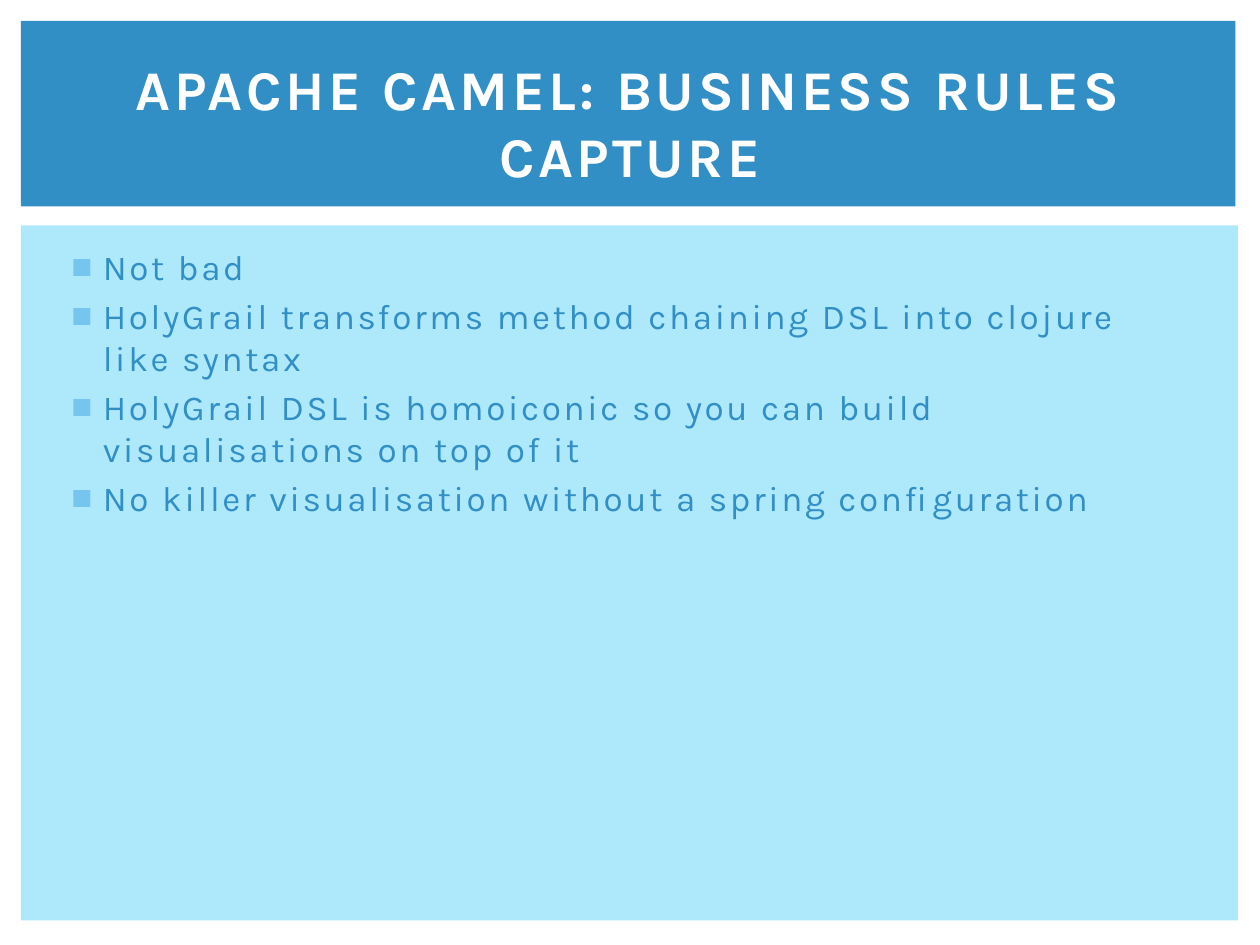
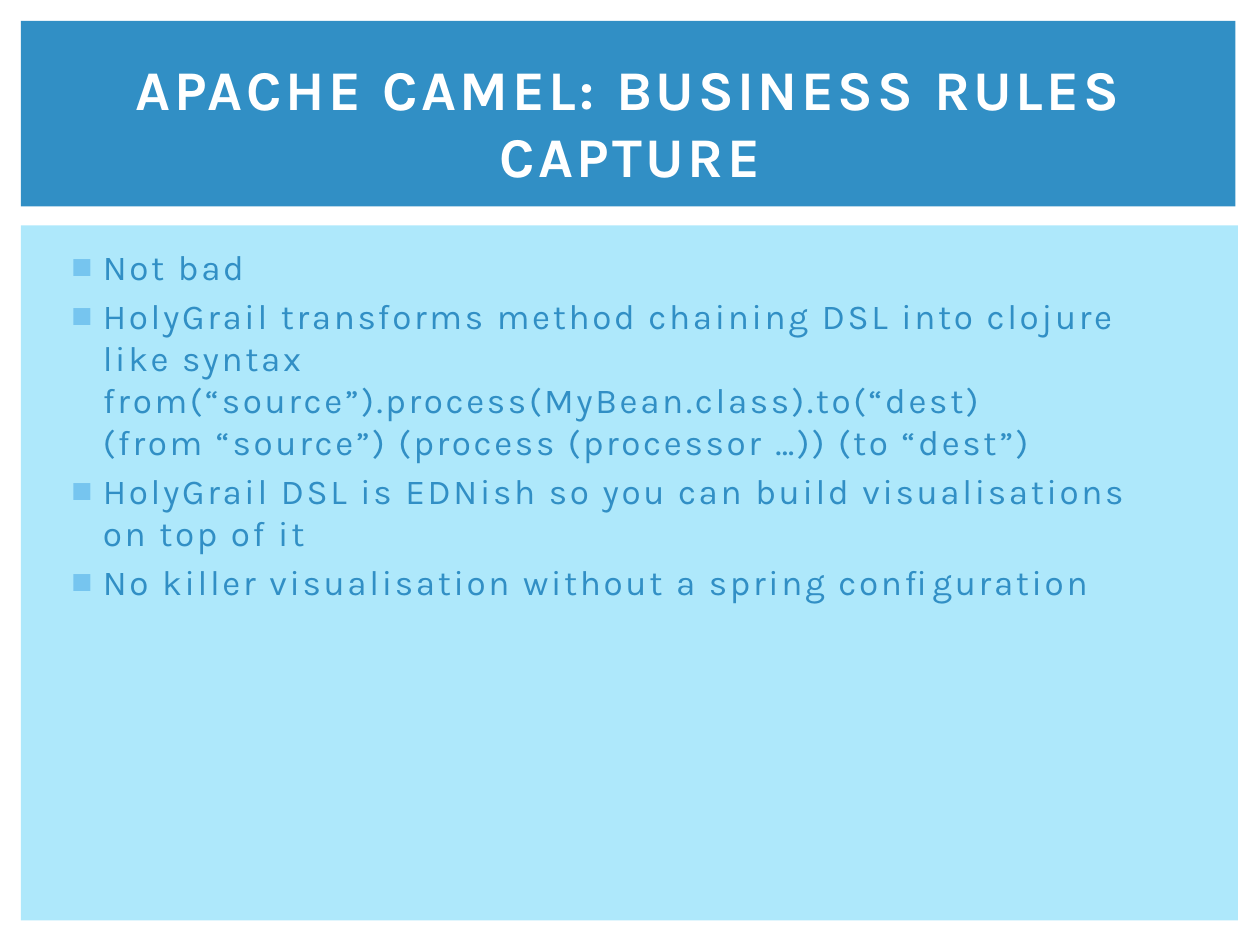
Before and after one commit to clumsyjedi/euroclojure2013, a slide deck: slide 13 of SLIDES.pptx. Drawn at 1260x945 pixels with LibreOffice and Linux fonts; fonts in the diff are those of the drawing. Boxes give left, top, right and bottom in pixels: in the first picture for what was removed or moved away, otherwise in the second. Text is boxed around its words. In the diff, an @@ line names an element or a change of style, - is before the commit and + after.

```diff
--- a/SLIDES.pptx
+++ b/SLIDES.pptx
@@ text at [103,305,1123,554]: text changed @@
-■ HolyGrail transforms method chaining DSL into clojure like syntax
-■ HolyGrail DSL is homoiconic so you can build visualisations on top of it
+■ HolyGrail transforms method chaining DSL into clojure like syntax
+  from(“source”).process(MyBean.class).to(“dest)
+  (from “source”) (process (processor …)) (to “dest”)
+■ HolyGrail DSL is EDNish so you can build visualisations on top of it
```
Also in this commit, not shown: 21 other slides changed, 1 slide removed, 1 other file.
